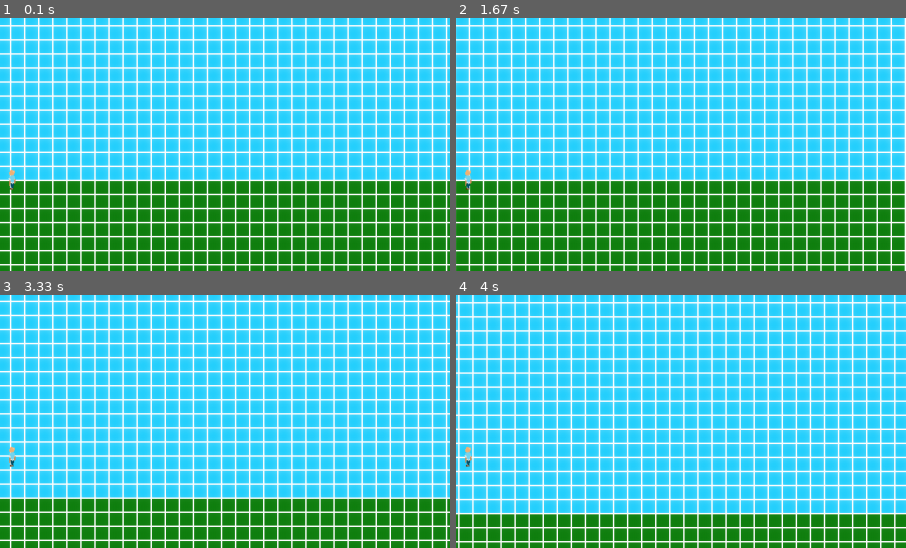
Above: before the commit, frames 1-4 (two rows, left to right).
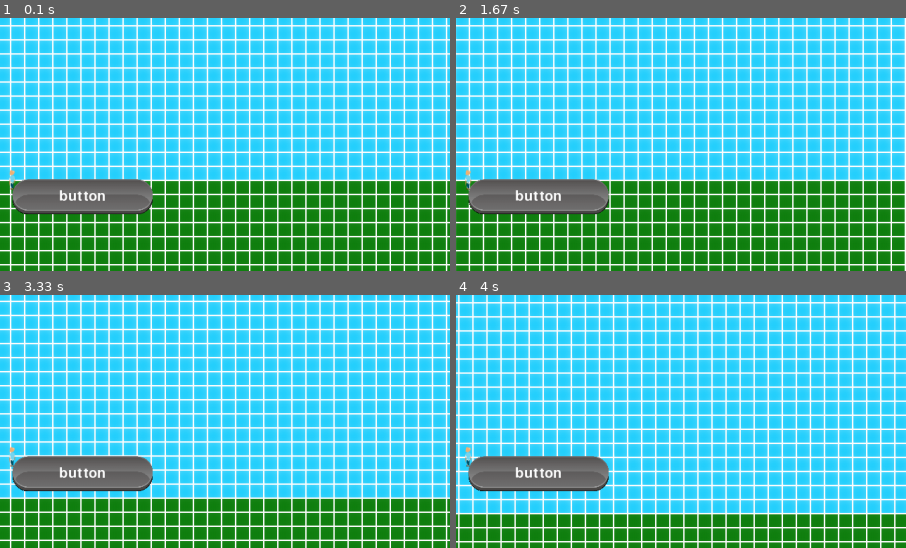
Above: after the commit, the same moments.

Repository: fuyther/pygame_project
Game: pygame game, started from main.py
The game is run twice, just before and just after one commit, with the same random seed, the same clock (stepped at 60 frames per second) and the same inputs.
Inputs:
- Up to frame 1 (0.1 s): no input
- Up to frame 2 (1.67 s): hold D 0.33-0.8 s; hold D 0.83-1.3 s; hold A from 1.33 s (still down)
- Up to frame 3 (3.33 s): release A at 1.87 s; hold A 1.9-2.3 s; tap Space at 3 s
- Up to frame 4 (4 s): hold A 3.33-3.8 s; hold D from 3.83 s (still down)
The pictures show only the part of the screen within x 49-99%, y 18-68%; the shares and areas given below are measured in that part.

The runs differ from the first frame. In frame 1, 4.2% of the frame differs, in the area x 1-34%, y 60-78%; in frame 2, 4.2%; in frame 3, 4.3%, in the area x 2-34%, y 60-78%; in frame 4, 4.3%.

Commit message:
button_add

Diff:
--- a/main.py
+++ b/main.py
@@ -75,6 +75,25 @@
             pygame.draw.rect(scren, (255, 255, 255), (320 + i * 80, 640, 80, 80), 3)
             if self.equipped == i:
                 pygame.draw.rect(scren, (255, 255, 255), (320 + i * 80, 640, 80, 80), 10)
+
+    def open(self):
+        pass
+
+    def close(self):
+        pass
+
+
+class Button(pygame.sprite.Sprite):
+    def __init__(self, text, direct, x ,y, screen):
+        super().__init__(all_sprites)
+        self.image = pygame.transform.scale(load_image("button.png"), (200, 50))
+        font = pygame.font.Font(None, 30)
+        self.text_surface = font.render(text, 1, pygame.Color("white"))
+        rect = self.text_surface.get_rect()
+        self.rect = self.image.get_rect()
+        self.image.blit(self.text_surface, ((self.rect.width - rect.width)//2, (self.rect.height - rect.height)//2))
+        self.rect.x = x
+        self.rect.y = y
 
 
 # создание мира
@@ -96,6 +115,7 @@
 all_sprites = pygame.sprite.Group()
 main_char = Character(2, 2)
 clock = pygame.time.Clock()
+button = Button("button", "", 640, 360, screen)
 screen.fill((255, 255, 255))
 world1 = World()
 world1.append("main_char", (main_char, main_char.x + 500*20, - main_char.y + 500*20))
@@ -211,7 +231,9 @@
                 int(world1.lst_objects["main_char"][1] / 20) + (j - 33)]
             screen.blit(objects[cell], (int((j - 1)*20 - main_char.x % 20), int((i - 1)*20 + main_char.y % 20)))
     # отрисовка персонажа
-        screen.blit(character, (w // 2 - ch_w // 2, h // 2 - ch_h // 2))
+    screen.blit(button.image, button.rect)
+    screen.blit(character, (w // 2 - ch_w // 2, h // 2 - ch_h // 2))
+
     inventory.draw(scren=screen)
     pygame.display.flip()
     # лог для проверки достоверности того что мы видем
Binary file added: data/button.png
